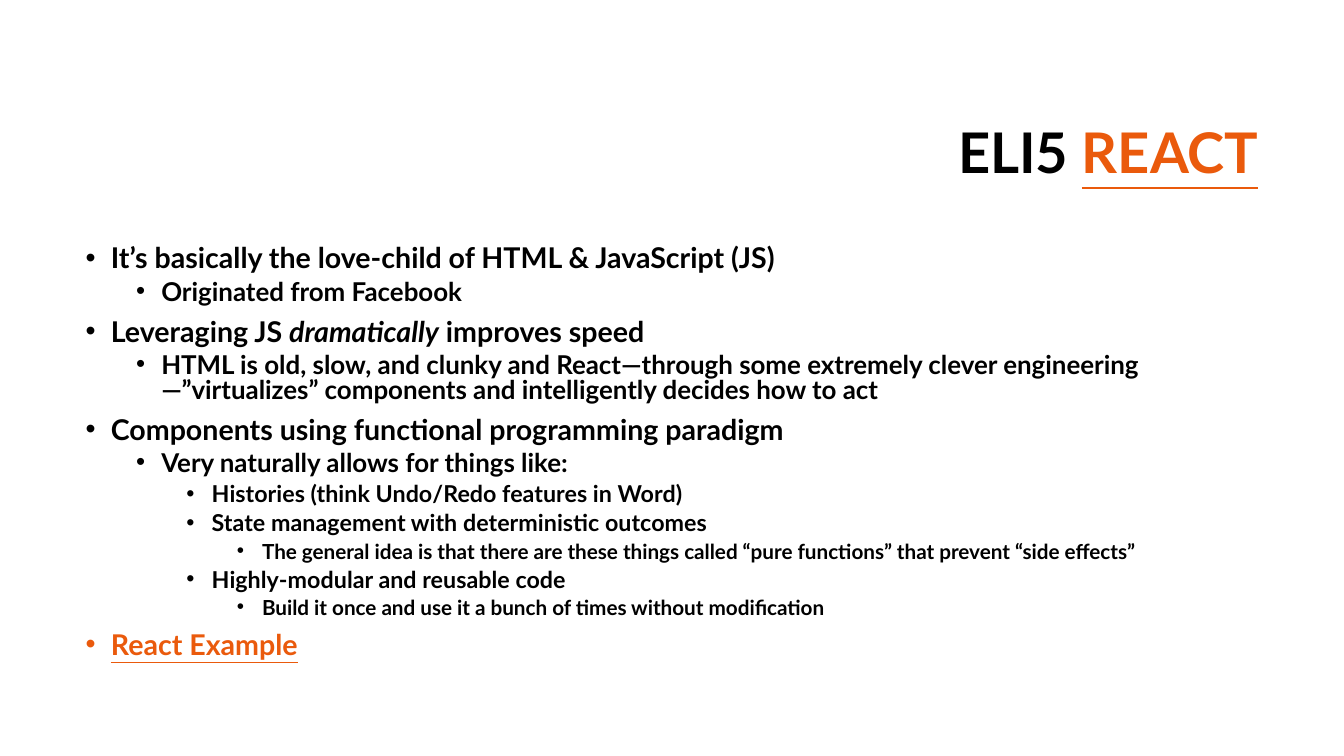
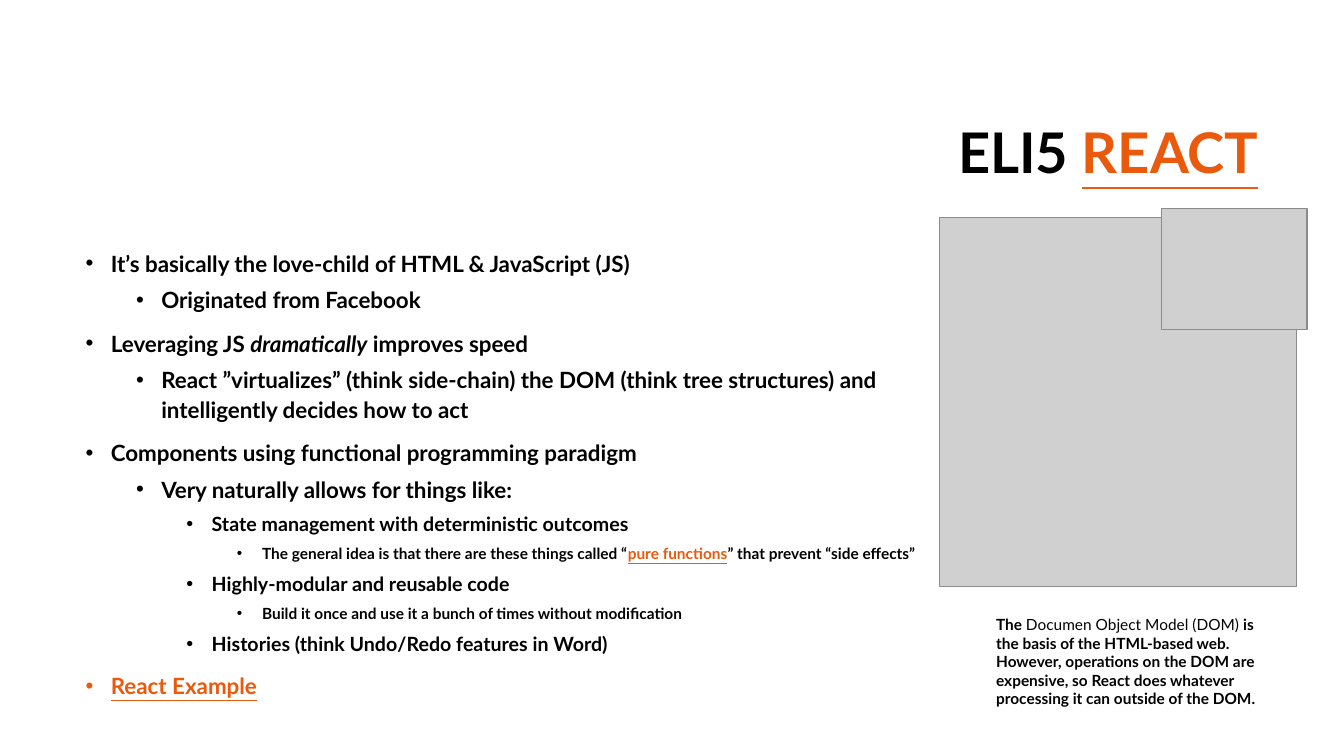
Before and after one commit to mjn1021/bubbles, a slide deck: slide 3 of docs/Power BI & React.pptx. Drawn at 1344x756 pixels with LibreOffice and Linux fonts; fonts in the diff are those of the drawing; grey boxes stand for pictures; background and template pictures are left out. Boxes give left, top, right and bottom in pixels: in the first picture for what was removed or moved away, otherwise in the second. Text is boxed around its words. In the diff, an @@ line names an element or a change of style, - is before the commit and + after.

Commit message:
presentation

```diff
--- a/docs/Power BI & React.pptx
+++ b/docs/Power BI & React.pptx
@@ picture added at [1162, 209, 1308, 330] @@
@@ picture added at [940, 218, 1297, 587] @@
@@ text at [111, 254, 916, 698]: size 20.4 to 16 pt in "It’s basically the love-child of HTML & ...", "Leveraging JS dramatically improves speed", "Components using functional programming paradigm", "React Example"; size 18.5 to 16 pt in "Originated from Facebook", "Very naturally allows for things like:"; size 16.6 to 14 pt in "State management with deterministic outcomes", "Highly-modular and reusable code"; size 14.8 to 11 pt in "The general idea is that there are ...", "Build it once and use it a ..."; text colour #000000 to #EA5A0C, underline on in "“pure functions”"; line spacing 0.8 to 1.1 @@
@@ text at [161, 370, 877, 422]: text changed; size 18.5 to 16 pt @@
-  • HTML is old, slow, and clunky and React—through some extremely clever engineering—”virtualizes” components and intelligently decides how to act
+  • React ”virtualizes” (think side-chain) the DOM (think tree structures) and intelligently decides how to act
@@ text at [212, 484, 683, 506]: paragraph removed @@
-    • Histories (think Undo/Redo features in Word)
@@ text added at [996, 618, 1255, 707], 11 pt, text #000000, bold @@
+The Documen Object Model (DOM) is the basis of the HTML-based web. However, operations on the DOM are expensive, so React does whatever processing it can outside of the DOM.
@@ text at [212, 635, 607, 654]: paragraph added @@
+    • Histories (think Undo/Redo features in Word)
```
Also in this commit, not shown: 3 other slides changed, 2 slides added.
